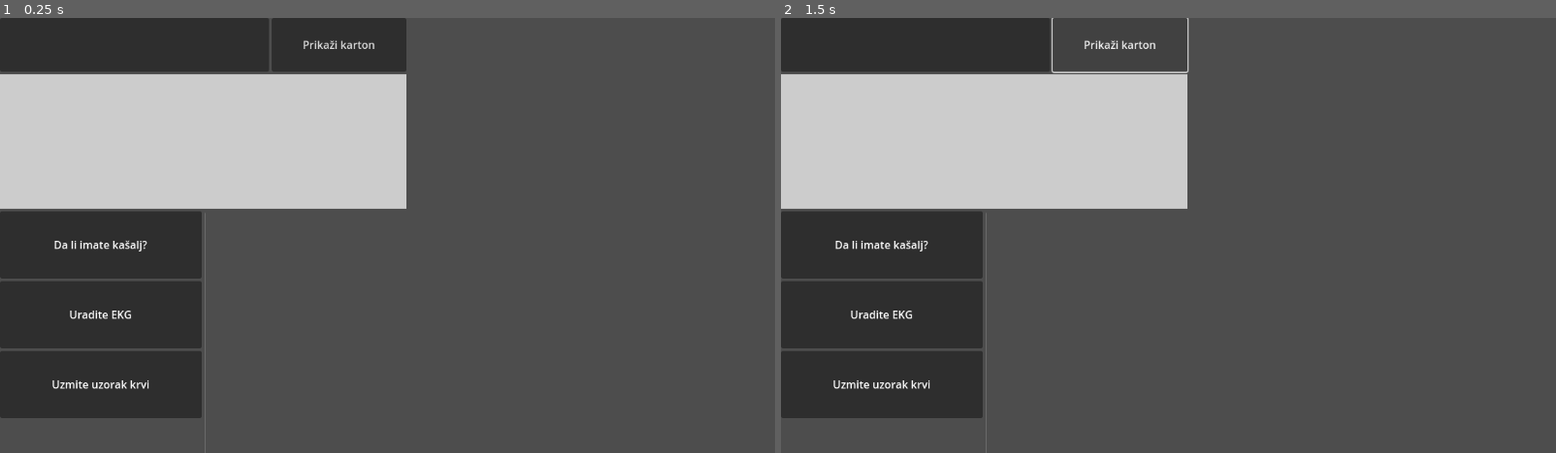
Above: before the commit, frames 1-2 (left to right).
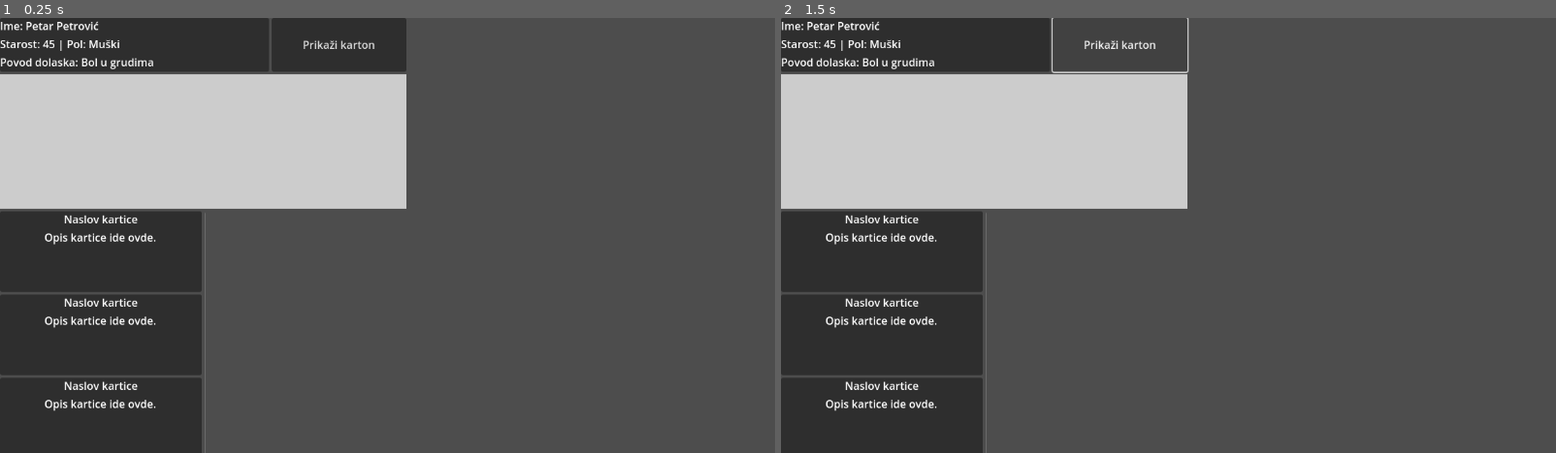
Above: after the commit, the same moments.

Repository: HugeLemur/doctor-card-game
Game: Godot game, scene res://scenes/game.tscn
Two runs of this game, one before a commit and one after it. Both use one fixed random seed, a clock stepped at 60 frames per second and the inputs below. Before the commit the project has no main scene; this scene is started directly in both runs.
Inputs:
- Up to frame 1 (0.25 s): no input
- Up to frame 2 (1.5 s): click "Prikaži karton" at 0.5 s; click "Prikaži karton" at 1.25 s

The runs differ from the first frame. In frame 1, 4.1% of the frame differs, in the area x 0-27%, y 0-100%; in frame 2, 4.1%.

Commit message:
Dodan PatientInfoPanel, funkcionalan prikaz kartica, sređen Game.tscn

Diff:
--- a/project.godot
+++ b/project.godot
@@ -11,6 +11,7 @@
 [application]
 
 config/name="General practicioner doctor"
+run/main_scene="res://scenes/Game.tscn"
 config/features=PackedStringArray("4.4", "Mobile")
 config/icon="res://icon.svg"
 
--- /dev/null
+++ b/scenes/PatientInfoPanel.tscn
@@ -0,0 +1,22 @@
+[gd_scene load_steps=2 format=3 uid="uid://dvbyvnbli2xio"]
+
+[ext_resource type="Script" uid="uid://bxt7qi6ms378b" path="res://scripts/patient_info_panel.gd" id="1"]
+
+[node name="PatientInfoPanel" type="PanelContainer"]
+custom_minimum_size = Vector2(400, 80)
+script = ExtResource("1")
+
+[node name="VBoxContainer" type="VBoxContainer" parent="."]
+layout_mode = 2
+
+[node name="NameLabel" type="Label" parent="VBoxContainer"]
+layout_mode = 2
+text = "Ime: --"
+
+[node name="AgeGenderLabel" type="Label" parent="VBoxContainer"]
+layout_mode = 2
+text = "Starost: -- | Pol: --"
+
+[node name="VisitReasonLabel" type="Label" parent="VBoxContainer"]
+layout_mode = 2
+text = "Povod dolaska: --"
--- /dev/null
+++ b/scenes/backup/Game.tscn
@@ -0,0 +1,61 @@
+[gd_scene load_steps=2 format=3 uid="uid://7xxcbpb606ei"]
+
+[ext_resource type="Script" uid="uid://bvfpfcp5xhl3s" path="res://scripts/game.gd" id="1"]
+
+[node name="Game" type="Control"]
+layout_mode = 3
+anchors_preset = 0
+script = ExtResource("1")
+
+[node name="MarginContainer" type="MarginContainer" parent="."]
+layout_mode = 0
+anchor_right = 1.0
+anchor_bottom = 1.0
+
+[node name="VBoxContainer" type="VBoxContainer" parent="MarginContainer"]
+layout_mode = 2
+
+[node name="TopBar" type="HBoxContainer" parent="MarginContainer/VBoxContainer"]
+custom_minimum_size = Vector2(0, 80)
+layout_mode = 2
+
+[node name="PatientInfoPanel" type="PanelContainer" parent="MarginContainer/VBoxContainer/TopBar"]
+layout_mode = 2
+
+[node name="MedicalRecordButton" type="Button" parent="MarginContainer/VBoxContainer/TopBar"]
+custom_minimum_size = Vector2(200, 80)
+layout_mode = 2
+text = "Prikaži karton"
+
+[node name="PatientPortrait" type="ColorRect" parent="MarginContainer/VBoxContainer"]
+custom_minimum_size = Vector2(0, 200)
+layout_mode = 2
+color = Color(0.8, 0.8, 0.8, 1)
+
+[node name="MainArea" type="HBoxContainer" parent="MarginContainer/VBoxContainer"]
+custom_minimum_size = Vector2(0, 400)
+layout_mode = 2
+
+[node name="CardZone" type="VBoxContainer" parent="MarginContainer/VBoxContainer/MainArea"]
+custom_minimum_size = Vector2(300, 0)
+layout_mode = 2
+
+[node name="ResponsePanel" type="RichTextLabel" parent="MarginContainer/VBoxContainer/MainArea"]
+layout_mode = 2
+text = "Ovde će ići odgovori pacijenta i rezultati testova."
+
+[node name="ActionBar" type="HBoxContainer" parent="MarginContainer/VBoxContainer"]
+custom_minimum_size = Vector2(0, 80)
+layout_mode = 2
+
+[node name="EndTurnButton" type="Button" parent="MarginContainer/VBoxContainer/ActionBar"]
+layout_mode = 2
+text = "Završi Pregled"
+
+[node name="ConfirmDiagnosisButton" type="Button" parent="MarginContainer/VBoxContainer/ActionBar"]
+layout_mode = 2
+text = "Potvrdi Dijagnozu"
+
+[node name="ReferButton" type="Button" parent="MarginContainer/VBoxContainer/ActionBar"]
+layout_mode = 2
+text = "Uputi Specijalisti"
--- a/scenes/card.tscn
+++ b/scenes/card.tscn
@@ -1,8 +1,8 @@
-[gd_scene load_steps=2 format=3 uid="uid://binjn7hmk361r"]
+[gd_scene load_steps=2 format=3 uid="uid://cqosg20aqen4j"]
 
-[ext_resource type="Script" uid="uid://dhjauxbba3mbm" path="res://scripts/card.gd" id="1"]
+[ext_resource type="Script" uid="uid://dcqun7b0mvfc3" path="res://scripts/card.gd" id="1"]
 
-[node name="card" type="Panel"]
+[node name="Card" type="Panel"]
 custom_minimum_size = Vector2(200, 120)
 script = ExtResource("1")
 
--- a/scenes/game.tscn
+++ b/scenes/game.tscn
@@ -1,8 +1,9 @@
-[gd_scene load_steps=2 format=3 uid="uid://cqkasmq57ck8i"]
+[gd_scene load_steps=3 format=3 uid="uid://7xxcbpb606ei"]
 
-[ext_resource type="Script" uid="uid://bgkercpk3tqlm" path="res://Scripts/Game.gd" id="1"]
+[ext_resource type="Script" uid="uid://bvfpfcp5xhl3s" path="res://scripts/game.gd" id="1"]
+[ext_resource type="PackedScene" uid="uid://dvbyvnbli2xio" path="res://scenes/PatientInfoPanel.tscn" id="2"]
 
-[node name="game" type="Control"]
+[node name="Game" type="Control"]
 layout_mode = 3
 anchors_preset = 0
 script = ExtResource("1")
@@ -19,8 +20,7 @@
 custom_minimum_size = Vector2(0, 80)
 layout_mode = 2
 
-[node name="PatientInfoPanel" type="PanelContainer" parent="MarginContainer/VBoxContainer/TopBar"]
-custom_minimum_size = Vector2(400, 80)
+[node name="PatientInfoPanel" parent="MarginContainer/VBoxContainer/TopBar" instance=ExtResource("2")]
 layout_mode = 2
 
 [node name="MedicalRecordButton" type="Button" parent="MarginContainer/VBoxContainer/TopBar"]
--- a/scripts/card.gd
+++ b/scripts/card.gd
@@ -7,5 +7,13 @@
 
 func setup(data: Dictionary):
 	card_data = data
-	title_label.text = data.get("name", "Nepoznata kartica")
-	description_label.text = data.get("description", "")
+
+	if title_label == null:
+		push_error("❌ title_label je null – proveri VBoxContainer/Title!")
+	else:
+		title_label.text = data.get("name", "Nepoznata kartica")
+
+	if description_label == null:
+		push_error("❌ description_label je null – proveri VBoxContainer/Description!")
+	else:
+		description_label.text = data.get("description", "")
--- a/scripts/game.gd
+++ b/scripts/game.gd
@@ -11,22 +11,31 @@
 func _ready():
 	print("🎮 Game scene loaded and ready!")
 
-	# Test placeholder kartice - možeš kasnije obrisati
-	card_zone.add_child(create_card_placeholder("Da li imate kašalj?"))
-	card_zone.add_child(create_card_placeholder("Uradite EKG"))
-	card_zone.add_child(create_card_placeholder("Uzmite uzorak krvi"))
+	if patient_info_panel.has_method("set_patient_info"):
+		patient_info_panel.set_patient_info("Petar Petrović", 45, "Muški", "Bol u grudima")
+	else:
+		push_error("❌ PatientInfoPanel nema funkciju 'set_patient_info'")
 
-func create_card_placeholder(text: String) -> Control:
-	var card = PanelContainer.new()
-	card.custom_minimum_size = Vector2(200, 100)
+	add_card_to_zone({
+		"name": "Postavite pitanje o bolu",
+		"description": "Da li imate bol u grudima?",
+		"type": "question"
+	})
 
-	var label = Label.new()
-	label.text = text
-	label.horizontal_alignment = HORIZONTAL_ALIGNMENT_CENTER
-	label.vertical_alignment = VERTICAL_ALIGNMENT_CENTER
-	label.autowrap_mode = TextServer.AUTOWRAP_WORD
-	label.size_flags_horizontal = Control.SIZE_EXPAND_FILL
-	label.size_flags_vertical = Control.SIZE_EXPAND_FILL
+	add_card_to_zone({
+		"name": "Uradite EKG",
+		"description": "Proverava srčanu aktivnost pacijenta.",
+		"type": "test"
+	})
 
-	card.add_child(label)
-	return card
+	add_card_to_zone({
+		"name": "Prepišite paracetamol",
+		"description": "Standardni tretman za temperaturu i bol.",
+		"type": "treatment"
+	})
+
+func add_card_to_zone(data: Dictionary) -> void:
+	var card_scene = preload("res://scenes/Card.tscn")
+	var card = card_scene.instantiate()
+	card.setup(data)
+	card_zone.add_child(card)
--- /dev/null
+++ b/scripts/patient_info_panel.gd
@@ -0,0 +1,10 @@
+extends PanelContainer
+
+@onready var name_label = $VBoxContainer/NameLabel
+@onready var age_gender_label = $VBoxContainer/AgeGenderLabel
+@onready var visit_reason_label = $VBoxContainer/VisitReasonLabel
+
+func set_patient_info(name: String, age: int, gender: String, reason: String):
+	name_label.text = "Ime: %s" % name
+	age_gender_label.text = "Starost: %d | Pol: %s" % [age, gender]
+	visit_reason_label.text = "Povod dolaska: %s" % reason
Not shown, changed: scripts/Game.gd.uid
Not shown, changed: scripts/card.gd.uid
Not shown, added: scripts/patient_info_panel.gd.uid
Not shown, changed: .gitignore
